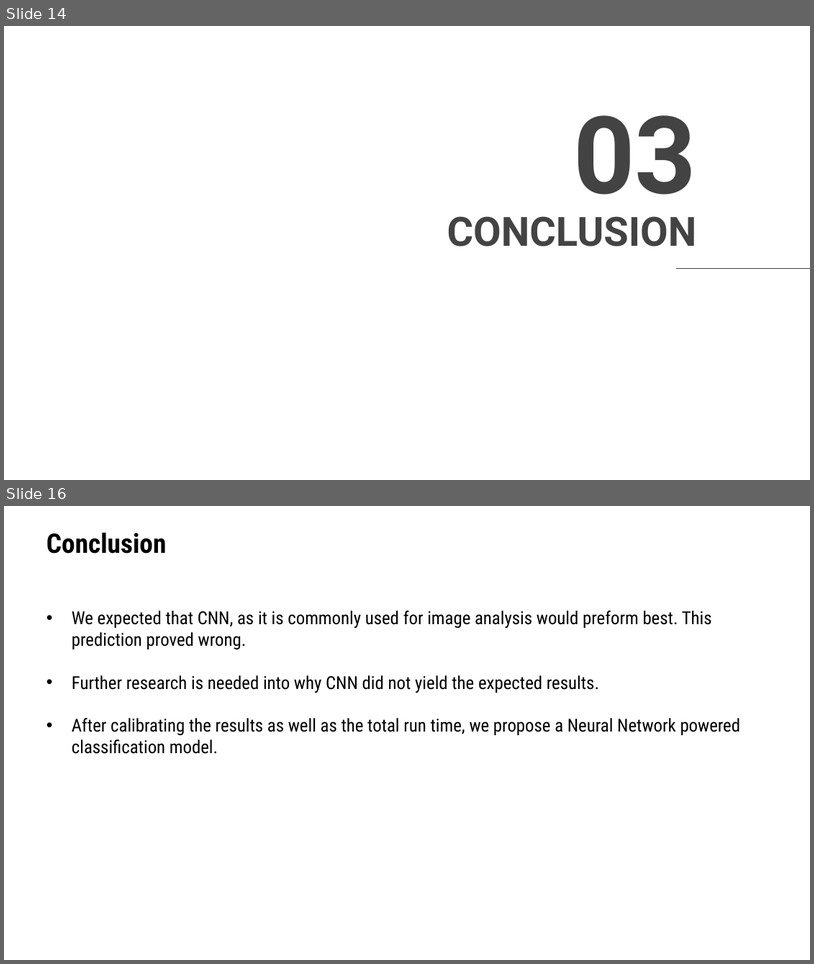
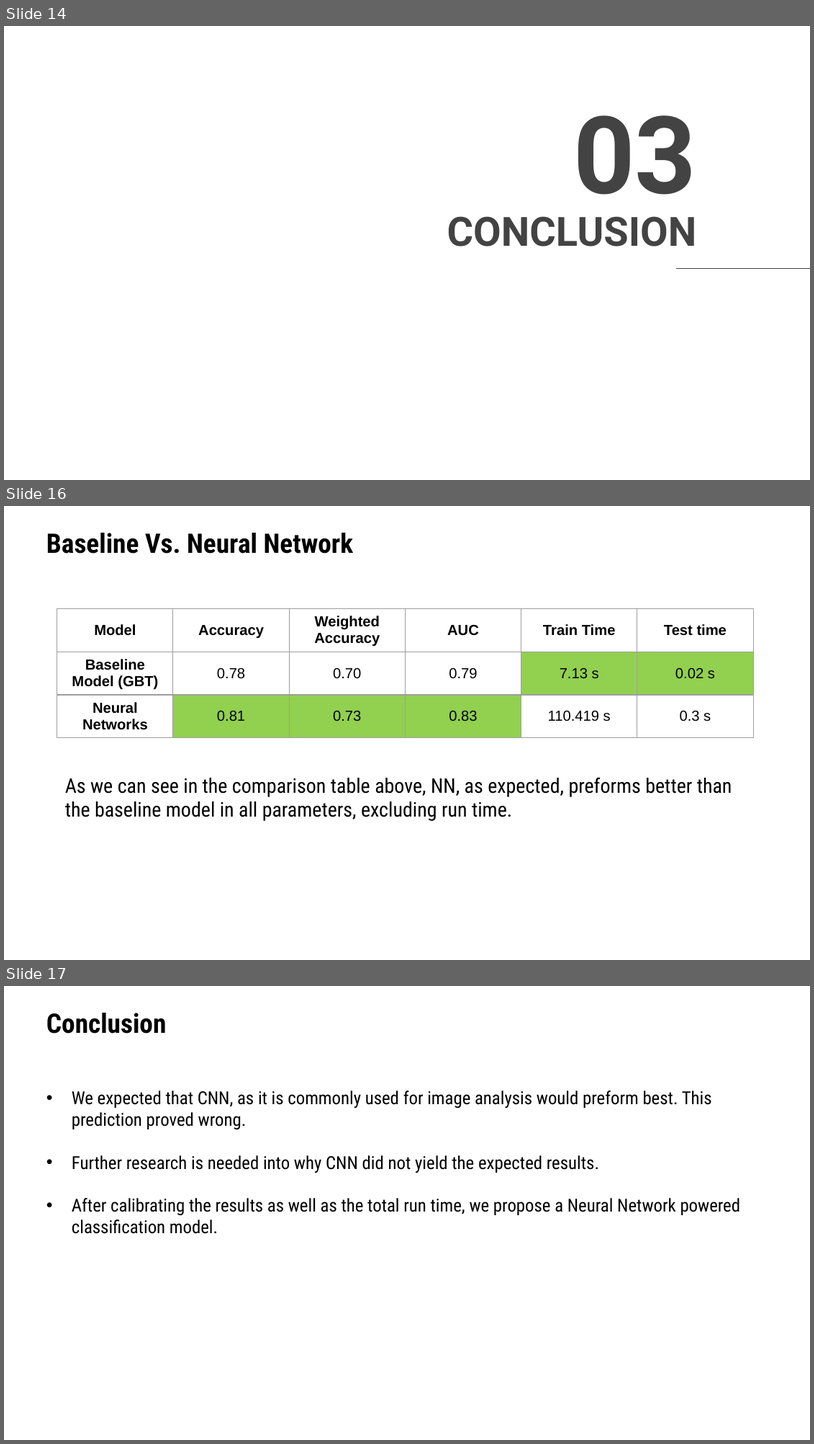
Before and after one commit to TZstatsADS/Fall2020-Project3-group5, a slide deck: doc/presentation.pptx. Shown one above the other, each under a label of ours: slides 14 and 16 before the commit, slides 14, 16 and 17 after it; the slides between them are not shown. The pictures are 814x964 and 814x1444 pixels, drawn with LibreOffice and Linux fonts; fonts in the diff are those of the drawing; background and template pictures are left out. Boxes give left, top, right and bottom in pixels: in the first picture for what was removed or moved away, otherwise in the second. Text is boxed around its words. In the diff, an @@ line names an element or a change of style, - is before the commit and + after.

```diff
--- a/doc/presentation.pptx
+++ b/doc/presentation.pptx
@@ slide 16 added at box(4, 506, 810, 960), background picture (left out) @@
@@ text added at box(46, 533, 354, 554), 24 pt, text #000000, bold @@
+Baseline Vs. Neural Network
@@ table added at box(57, 608, 754, 737), 3 rows, 6 columns @@
+Model | Accuracy | Weighted Accuracy | AUC | Train Time | Test time
+Baseline Model (GBT) | 0.78 | 0.70 | 0.79 | 7.13 s | 0.02 s
+Neural Networks | 0.81 | 0.73 | 0.83 | 110.419 s | 0.3 s
@@ text added at box(65, 777, 733, 821), 18 pt, text #000000 @@
+As we can see in the comparison table above, NN, as expected, preforms better than the baseline model in all parameters, excluding run time.
@@ what was slide 16 is now slide 17 @@
```
Also in this commit, not shown: 1 slide changed.
